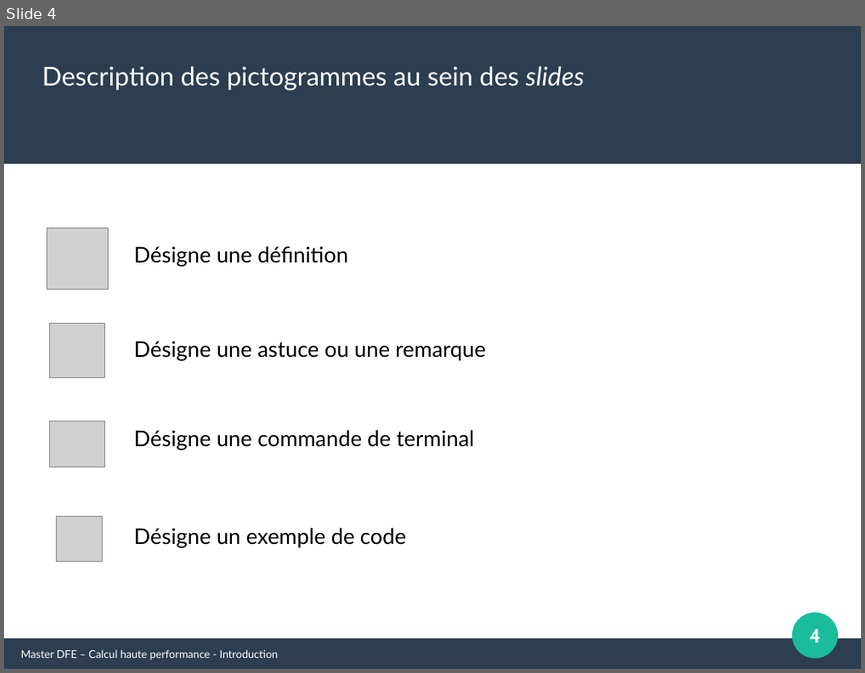
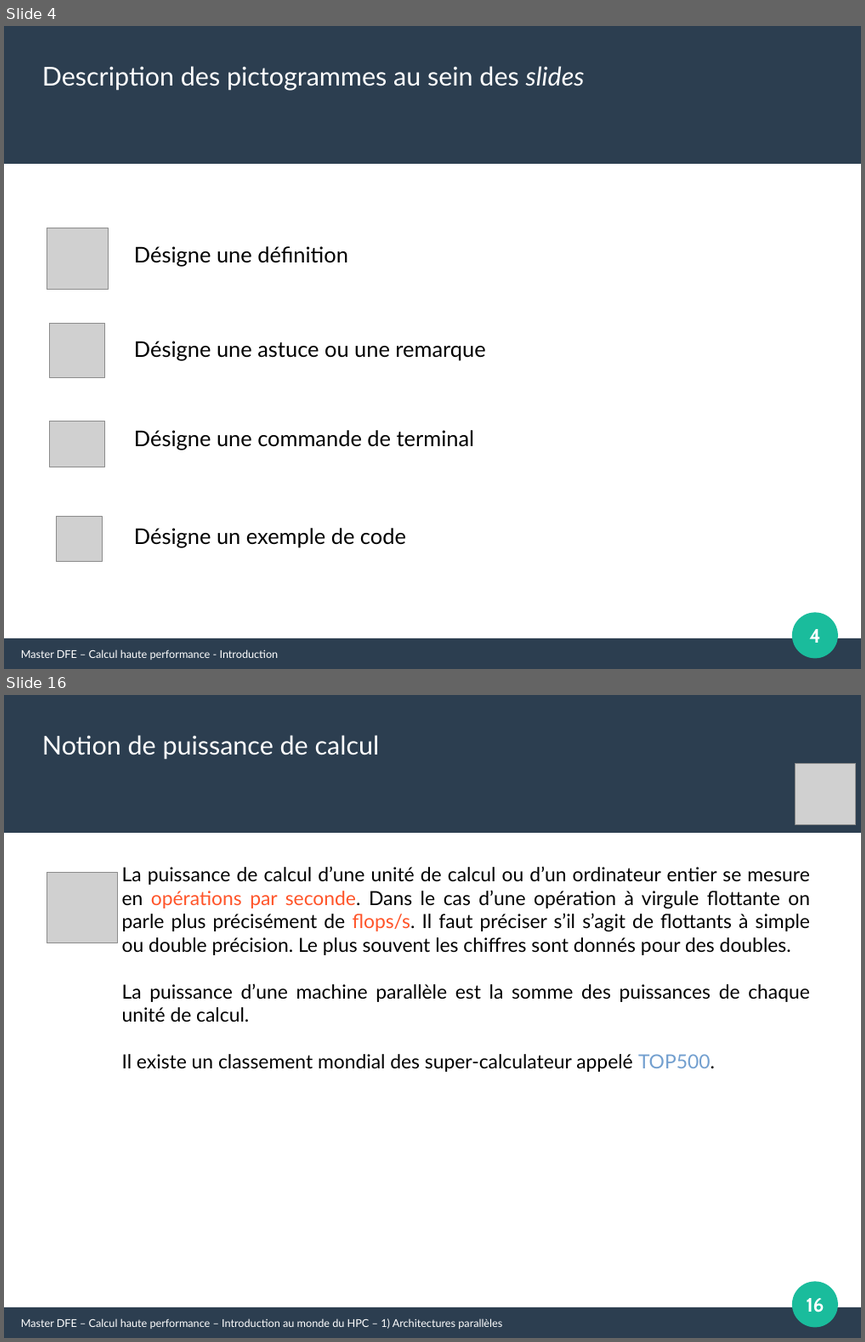
Before and after one commit to Maison-de-la-Simulation/HPC-DFE-Paris-Saclay, a slide deck: support/Introduction_HPC.odp. Shown one above the other, each under a label of ours: slide 4 before the commit, slides 4 and 16 after it; the slides between them are not shown. The pictures are 865x673 and 865x1342 pixels, drawn with LibreOffice and Linux fonts; fonts in the diff are those of the drawing; grey boxes stand for pictures. Boxes give left, top, right and bottom in pixels: in the first picture for what was removed or moved away, otherwise in the second. Text is boxed around its words. In the diff, an @@ line names an element or a change of style, - is before the commit and + after.

Commit message:
Update Introduction to HPC

```diff
--- a/support/Introduction_HPC.odp
+++ b/support/Introduction_HPC.odp
@@ slide 16 added at [4,695,861,1338], background #FFFFFF; not listed: 3 template elements that a slide beside it also shows @@
@@ text added at [42,735,380,760], 24 pt, text #FFFFFF @@
+Notion de puissance de calcul
@@ picture added at [795,763,857,825] @@
@@ picture added at [46,873,118,943] @@
@@ text added at [122,866,810,1072], 18 pt, text #000000 @@
+La puissance de calcul d’une unité de calcul ou d’un ordinateur entier se mesure en opérations par seconde. Dans le cas d’une opération à virgule flottante on parle plus précisément de flops/s. Il faut préciser s’il s’agit de flottants à simple ou double précision. Le plus souvent les chiffres sont donnés pour des doubles.
+La puissance d’une machine parallèle est la somme des puissances de chaque unité de calcul.
+Il existe un classement mondial des super-calculateur appelé TOP500.
@@ page number added at [806,1298,823,1312], 18 pt, text #FFFFFF, bold @@
+16
@@ text added at [21,1318,502,1328], 10 pt, text #FFFFFF @@
+Master DFE – Calcul haute performance – Introduction au monde du HPC – 1) Architectures parallèles
```
Also in this commit, not shown: 36 slides changed, 3 other slides added, 1 other file.
